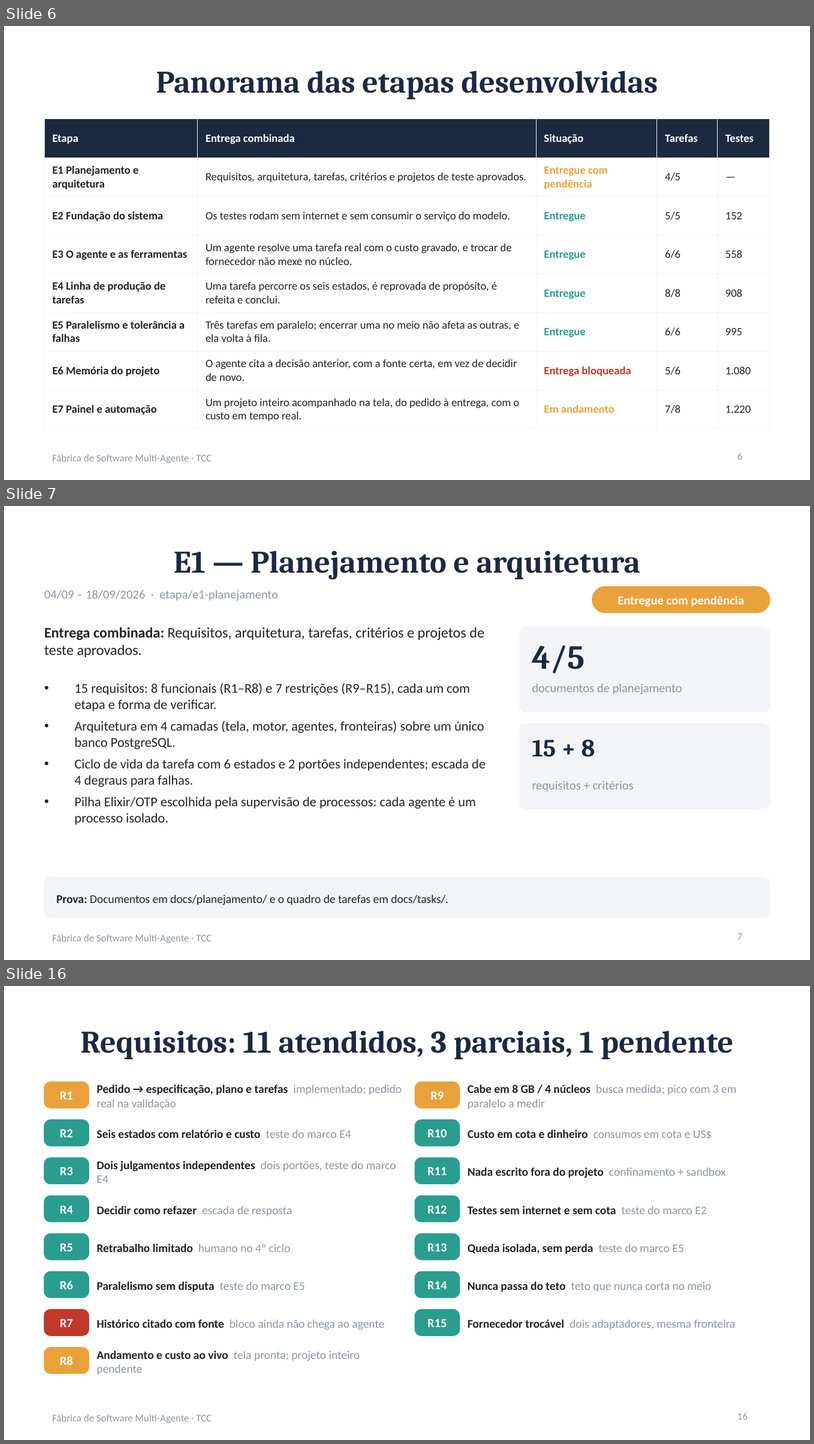
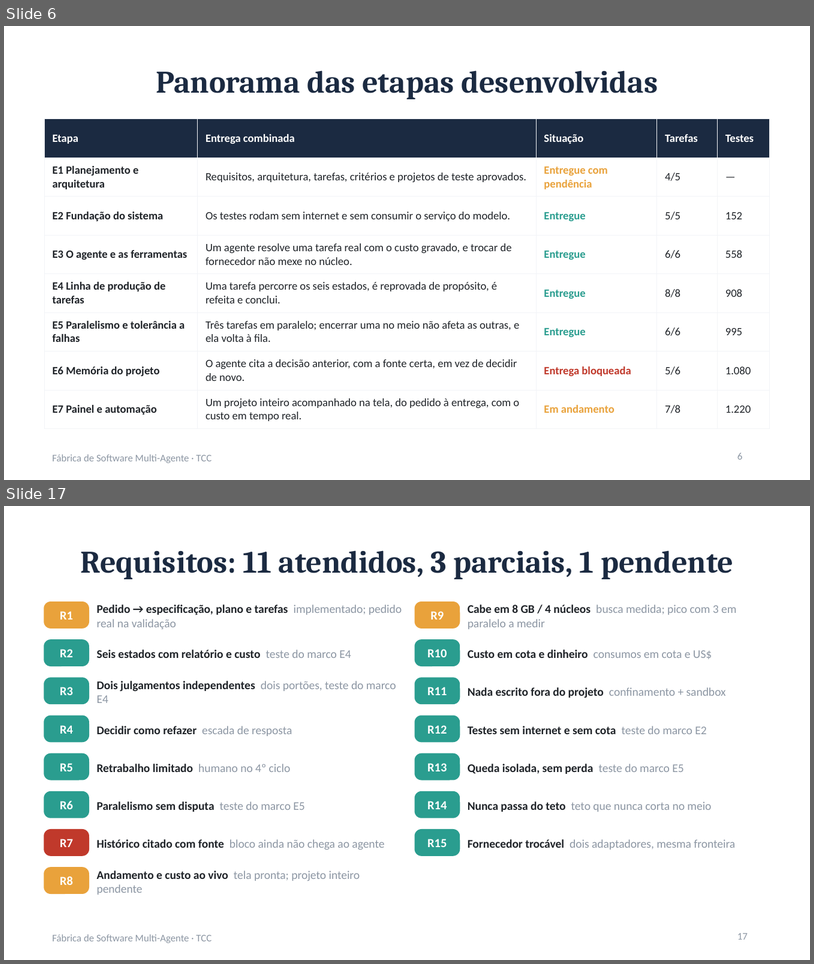
Before and after one commit to enzoconsulo/Generic-Multi-Agents, a slide deck: apresentacao-orientador/apresentacao-principal.pptx. Shown one above the other, each under a label of ours: slides 6, 7 and 16 before the commit, slides 6 and 17 after it; the slides between them are not shown. The pictures are 814x1444 and 814x964 pixels, drawn with LibreOffice and Linux fonts; fonts in the diff are those of the drawing. Boxes give left, top, right and bottom in pixels: in the first picture for what was removed or moved away, otherwise in the second. Text is boxed around its words. In the diff, an @@ line names an element or a change of style, - is before the commit and + after.

Commit message:
chore: TCC — tickets explicativos (PT/EN), apresentação mais visual e sem custo, guia do merge de etapa

```diff
--- a/apresentacao-orientador/apresentacao-principal.pptx
+++ b/apresentacao-orientador/apresentacao-principal.pptx
@@ slide 7 removed at (x1=4, y1=506, x2=810, y2=960), background #FFFFFF; not listed: 1 template element that a slide beside it also shows @@
@@ title removed at (x1=174, y1=550, x2=641, y2=580) @@
-E1 — Planejamento e arquitetura
@@ text removed at (x1=44, y1=590, x2=278, y2=601) @@
-04/09 – 18/09/2026 · etapa/e1-planejamento
@@ rounded rectangle removed at (x1=593, y1=586, x2=770, y2=612) @@
@@ text removed at (x1=618, y1=595, x2=745, y2=607) @@
-Entregue com pendência
@@ text removed at (x1=44, y1=627, x2=485, y2=657) @@
-Entrega combinada: Requisitos, arquitetura, tarefas, critérios e projetos de teste aprovados.
@@ rounded rectangle removed at (x1=520, y1=627, x2=770, y2=712) @@
@@ text removed at (x1=532, y1=645, x2=585, y2=673) @@
-4/5
@@ text removed at (x1=75, y1=683, x2=486, y2=825) @@
-• 15 requisitos: 8 funcionais (R1–R8) e 7 restrições (R9–R15), cada um com etapa e forma de verificar.
-• Arquitetura em 4 camadas (tela, motor, agentes, fronteiras) sobre um único banco PostgreSQL.
-• Ciclo de vida da tarefa com 6 estados e 2 portões independentes; escada de 4 degraus para falhas.
-• Pilha Elixir/OTP escolhida pela supervisão de processos: cada agente é um processo isolado.
@@ text removed at (x1=532, y1=684, x2=683, y2=694) @@
-documentos de planejamento
@@ rounded rectangle removed at (x1=520, y1=724, x2=770, y2=808) @@
@@ text removed at (x1=532, y1=739, x2=596, y2=757) @@
-15 + 8
@@ text removed at (x1=532, y1=781, x2=634, y2=791) @@
-requisitos + critérios
@@ rounded rectangle removed at (x1=44, y1=877, x2=770, y2=917) @@
@@ text removed at (x1=56, y1=894, x2=449, y2=905) @@
-Prova: Documentos em docs/planejamento/ e o quadro de tarefas em docs/tasks/.
@@ page number removed at (x1=738, y1=933, x2=743, y2=939) @@
-7
@@ what was slide 16 is now slide 17 @@
@@ page number at (x1=738, y1=933, x2=748, y2=939): text changed @@
-16
+17
```
Also in this commit, not shown: 8 slides changed, 2 slides added, 17 other files.
